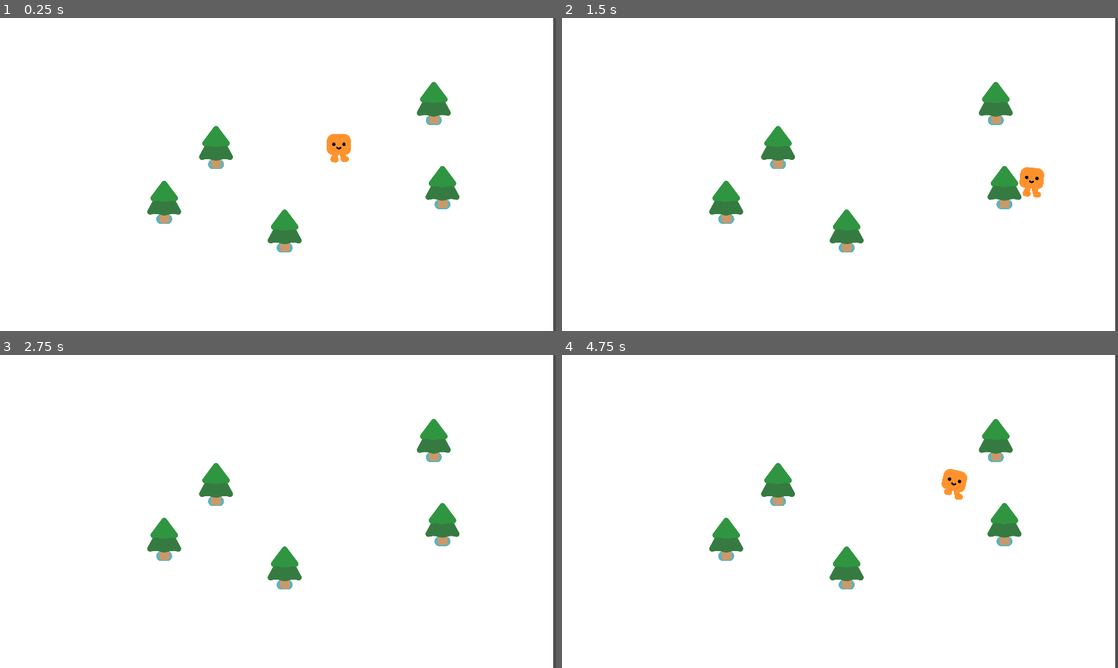
Above: before the commit, frames 1-4 (two rows, left to right).
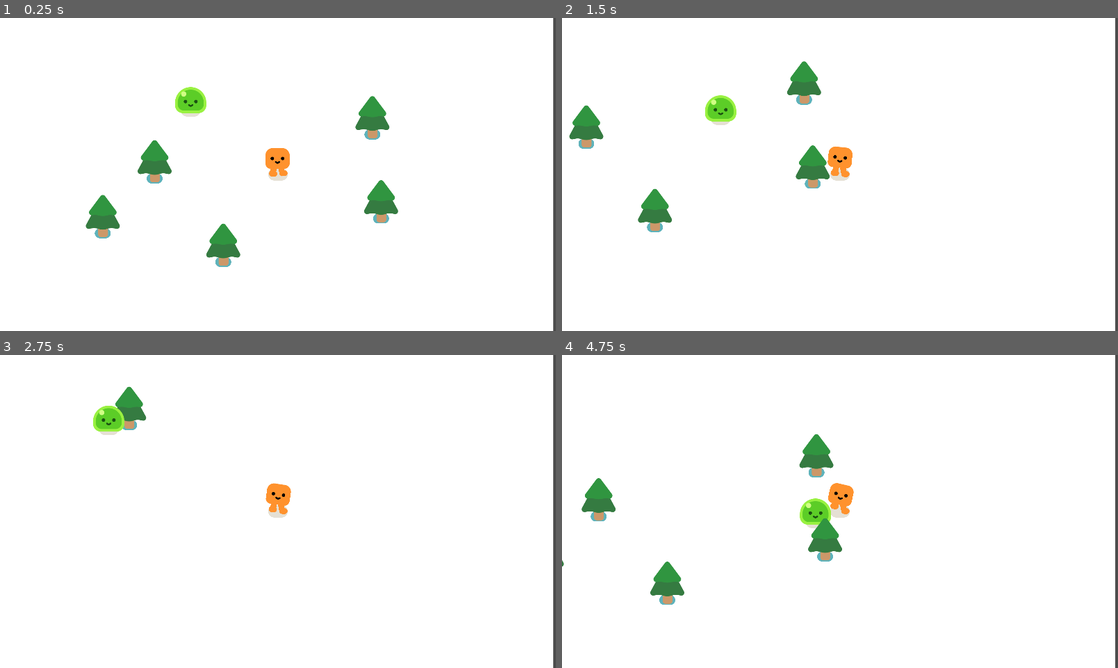
Above: after the commit, the same moments.

Repository: GuroxDG/2d-SurvivorGame-GdQuest
Game: Godot game, scene res://survivor_game.tscn
Same seed, same stepped clock (60 frames per second), same inputs: the game is played once before the commit and once after it.
Inputs:
- Up to frame 1 (0.25 s): no input
- Up to frame 2 (1.5 s): hold D (move_right) 0.53-1.28 s; hold S (move_down) from 1.28 s (still down)
- Up to frame 3 (2.75 s): release S (move_down) at 2.03 s; hold D (move_right) from 2.03 s (still down)
- Up to frame 4 (4.75 s): release D (move_right) at 2.78 s; hold W (move_up) 2.78-3.53 s; hold A (move_left) from 3.53 s (still down)

The runs differ from the first frame. In frame 1, 6.3% of the frame differs, in the area x 15-83%, y 20-80%; in frame 2, 5.8%; in frame 3, 3.9%; in frame 4, 5.8%.

Commit message:
update add enemies

Diff:
--- /dev/null
+++ b/Mob.gd
@@ -0,0 +1,11 @@
+extends CharacterBody2D
+
+@onready var player = get_node("/root/Game/Player")
+
+#func _ready():
+#	player = get_node("/root/Game/Player")
+
+func _physics_process(delta):
+	var direction = global_position.direction_to(player.global_position)
+	velocity = direction * 300.0
+	move_and_slide()
--- /dev/null
+++ b/mob.tscn
@@ -0,0 +1,16 @@
+[gd_scene load_steps=4 format=3 uid="uid://18vubjd40i4n"]
+
+[ext_resource type="Script" path="res://Mob.gd" id="1_ylr0p"]
+[ext_resource type="PackedScene" uid="uid://ogik4s70pgwl" path="res://characters/slime/slime.tscn" id="2_tqo2v"]
+
+[sub_resource type="CircleShape2D" id="CircleShape2D_2tyx5"]
+radius = 50.2494
+
+[node name="Mob" type="CharacterBody2D"]
+script = ExtResource("1_ylr0p")
+
+[node name="Slime" parent="." instance=ExtResource("2_tqo2v")]
+
+[node name="CollisionShape2D" type="CollisionShape2D" parent="."]
+position = Vector2(0, -29)
+shape = SubResource("CircleShape2D_2tyx5")
--- a/player.tscn
+++ b/player.tscn
@@ -14,3 +14,5 @@
 
 [node name="CollisionShape2D" type="CollisionShape2D" parent="."]
 shape = SubResource("CircleShape2D_ym2k3")
+
+[node name="Camera2D" type="Camera2D" parent="."]
--- a/survivor_game.tscn
+++ b/survivor_game.tscn
@@ -1,29 +1,39 @@
-[gd_scene load_steps=3 format=3 uid="uid://dqwo07odsedvs"]
+[gd_scene load_steps=4 format=3 uid="uid://dqwo07odsedvs"]
 
 [ext_resource type="PackedScene" uid="uid://bsb2g5j3k245l" path="res://player.tscn" id="1_77ovt"]
 [ext_resource type="PackedScene" uid="uid://dmwwmowxurtay" path="res://pine_tree.tscn" id="2_xs8nj"]
+[ext_resource type="PackedScene" uid="uid://18vubjd40i4n" path="res://mob.tscn" id="3_c8ayo"]
 
 [node name="Game" type="Node2D"]
 y_sort_enabled = true
 
-[node name="ColorRect" type="ColorRect" parent="."]
+[node name="CanvasLayer" type="CanvasLayer" parent="."]
+layer = -30
+
+[node name="ColorRect" type="ColorRect" parent="CanvasLayer"]
 offset_right = 1910.0
 offset_bottom = 1092.0
 
 [node name="Player" parent="." instance=ExtResource("1_77ovt")]
 position = Vector2(1172, 491)
 
-[node name="PineTree" parent="." instance=ExtResource("2_xs8nj")]
+[node name="Trees" type="Node2D" parent="."]
+y_sort_enabled = true
+
+[node name="PineTree" parent="Trees" instance=ExtResource("2_xs8nj")]
 position = Vector2(746, 500)
 
-[node name="PineTree2" parent="." instance=ExtResource("2_xs8nj")]
+[node name="PineTree2" parent="Trees" instance=ExtResource("2_xs8nj")]
 position = Vector2(983, 788)
 
-[node name="PineTree3" parent="." instance=ExtResource("2_xs8nj")]
+[node name="PineTree3" parent="Trees" instance=ExtResource("2_xs8nj")]
 position = Vector2(1498, 348)
 
-[node name="PineTree4" parent="." instance=ExtResource("2_xs8nj")]
+[node name="PineTree4" parent="Trees" instance=ExtResource("2_xs8nj")]
 position = Vector2(567, 689)
 
-[node name="PineTree5" parent="." instance=ExtResource("2_xs8nj")]
+[node name="PineTree5" parent="Trees" instance=ExtResource("2_xs8nj")]
 position = Vector2(1528, 638)
+
+[node name="Mob" parent="." instance=ExtResource("3_c8ayo")]
+position = Vector2(810, 226)
